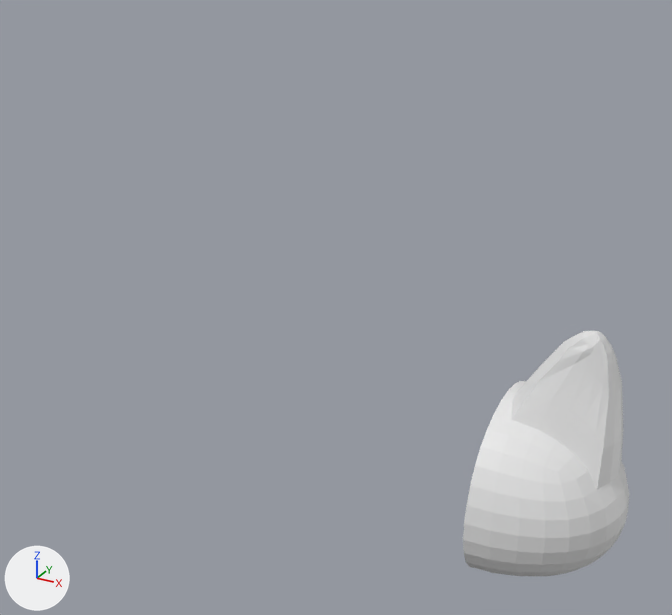
The Blender file Blender Projects/8. Character Modelling/Fox.blend, before and after one commit.
Camera for both pictures: a 50 mm camera at (2.5, -8.11, 5.68) aimed at (-3.82, 3.38, -0.07). Lighting does not change. The marker at lower left points along +X, +Y and +Z.

Script lines for the objects in view, before the commit:
```python
me_立方体 = bpy.data.meshes.new('立方体')
me_立方体.from_pydata(...)  # 302 vertices, 287 faces; spans x 0.0..1.21, y -0.96..0.96, z -0.83..1.68
ob_head = bpy.data.objects.new('Head', me_立方体)
ob_head.location = (0.03, -0.01, 0.14)
ob_head.scale = (1.08, 1.08, 1.08)
```
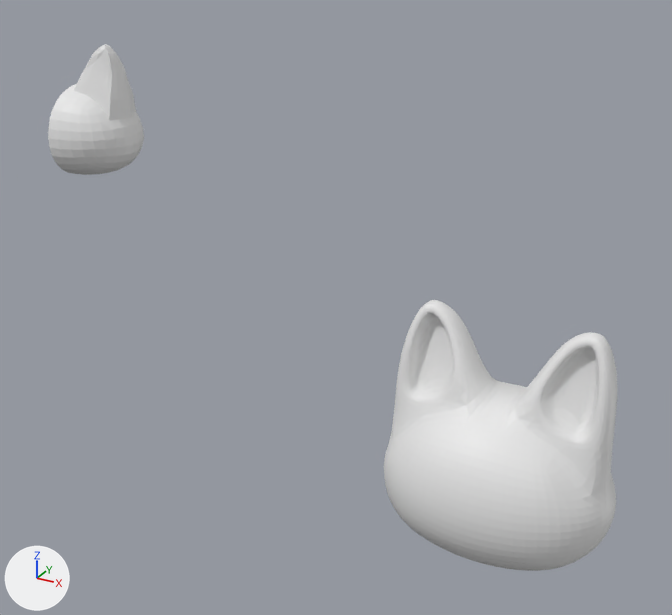
Pixel boxes [x1, y1, x2, y2] of what changed, in the pictures (672 x 615 px):
'立方体', added
    after: [384, 300, 618, 571]
'Head', moved
    before: [463, 331, 629, 576]
    after: [48, 44, 144, 175]

The change, as a diff of the scene's bpy script:
```diff
--- a/Blender Projects/8. Character Modelling/Fox.blend.py
+++ b/Blender Projects/8. Character Modelling/Fox.blend.py
@@ me_立方体_001 @@
+me_立方体_001.from_pydata(...)  # 104 vertices, 91 faces; spans x 0.0..1.27, y -1.0..1.0, z -0.82..1.89
@@ ob_head @@
 ob_head = bpy.data.objects.new('Head', me_立方体)
-ob_head.location = (0.03, -0.01, 0.14)
+ob_head.location = (-11.62, 6.51, 1.18)
 ob_head.scale = (1.08, 1.08, 1.08)
@@ ob_立方体 @@
+ob_立方体 = bpy.data.objects.new('立方体', me_立方体_001)
+ob_立方体.location = (0.0, -0.03, 0.06)
+ob_立方体.scale = (1.0, 1.01, 1.0)
+_m = ob_立方体.modifiers.new('镜像', 'MIRROR')
+_m = ob_立方体.modifiers.new('Subdivision', 'SUBSURF')
+_m.levels = 2
```
